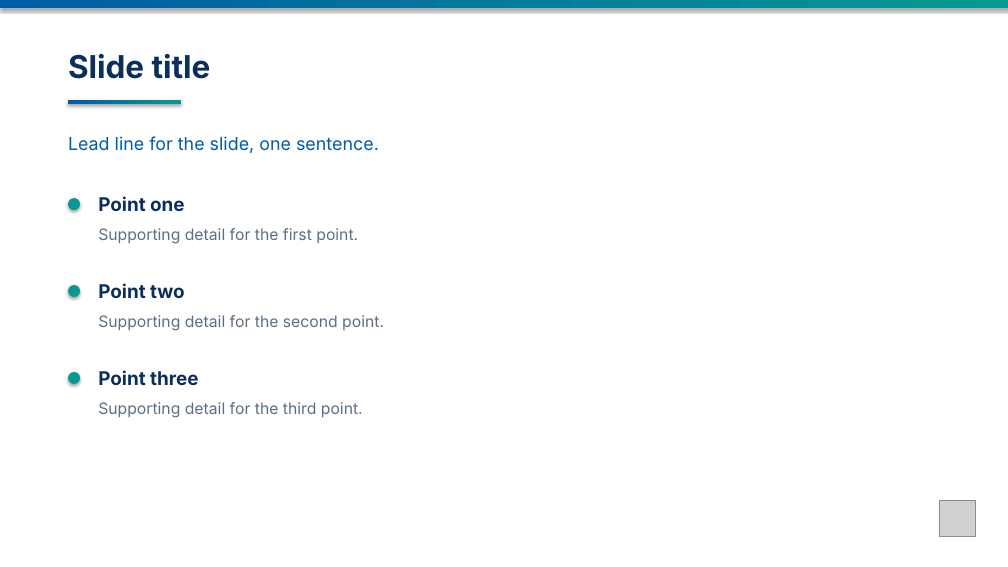
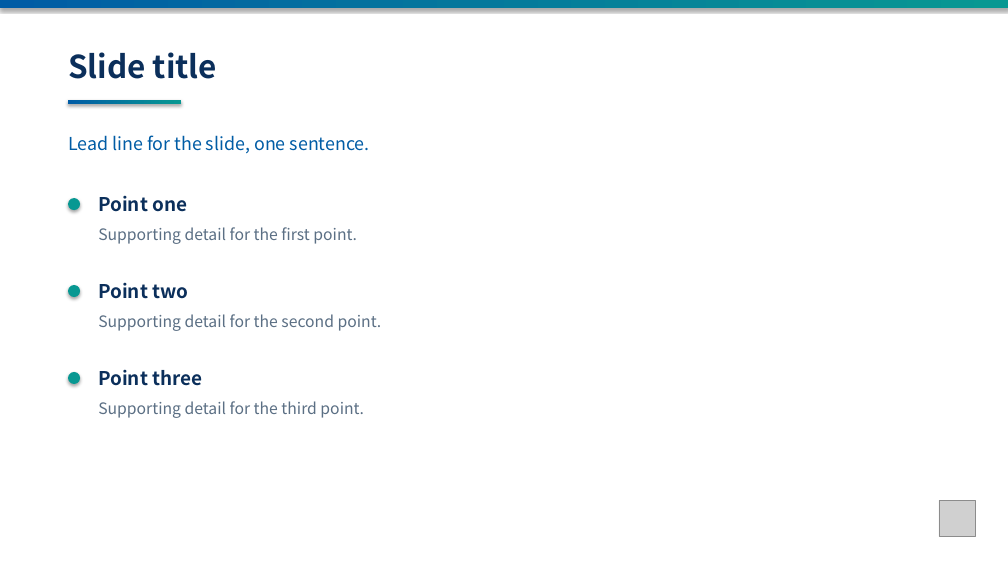
Before and after one commit to enthusiast87/MS3L.io, a slide deck: slide 3 of assets/templates/MS3L_presentation_template.pptx. Drawn at 1008x567 pixels with LibreOffice and Linux fonts; fonts in the diff are those of the drawing; grey boxes stand for pictures. Boxes give left, top, right and bottom in pixels: in the first picture for what was removed or moved away, otherwise in the second. Text is boxed around its words. In the diff, an @@ line names an element or a change of style, - is before the commit and + after.

```diff
--- a/assets/templates/MS3L_presentation_template.pptx
+++ b/assets/templates/MS3L_presentation_template.pptx
@@ font Inter to Noto Sans CJK KR in 8 elements at [68,52,217,79], [68,135,370,154], [98,195,187,212], [98,227,357,244], [98,282,188,299], [98,314,382,331], [98,369,202,386], [98,401,364,418] @@
```
Also in this commit, not shown: 5 other slides changed, 4 other files.
